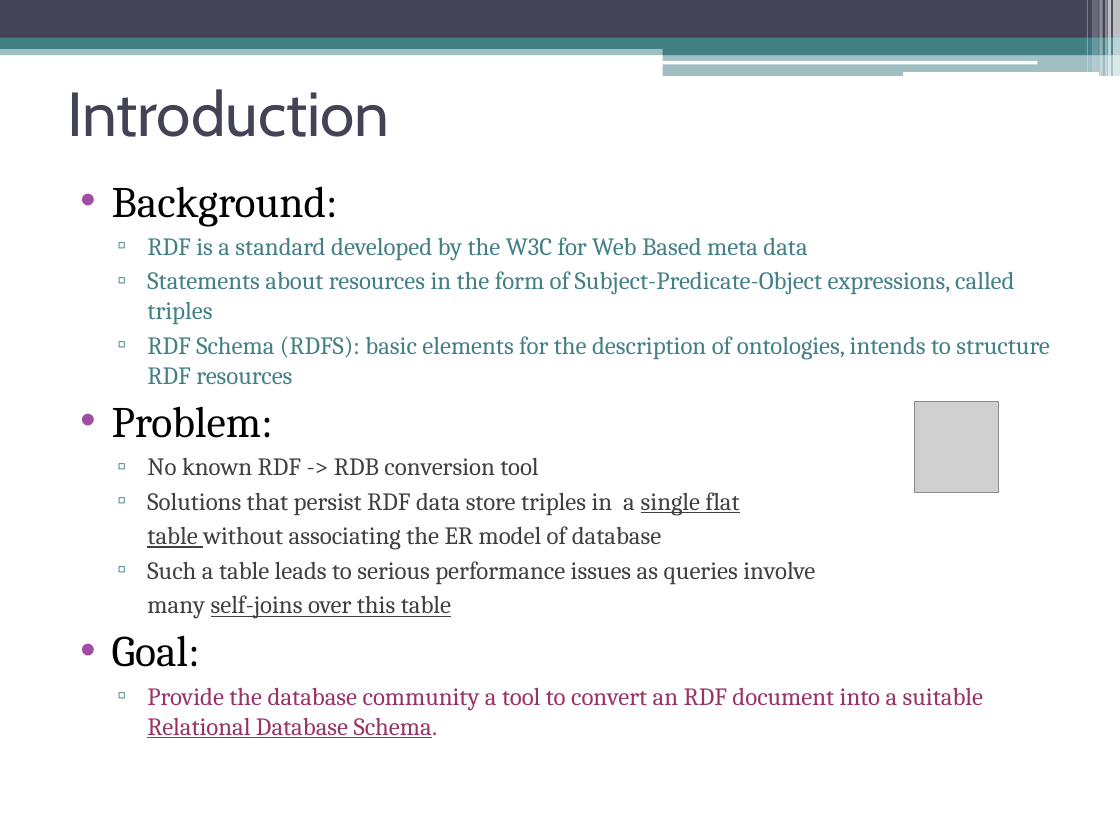
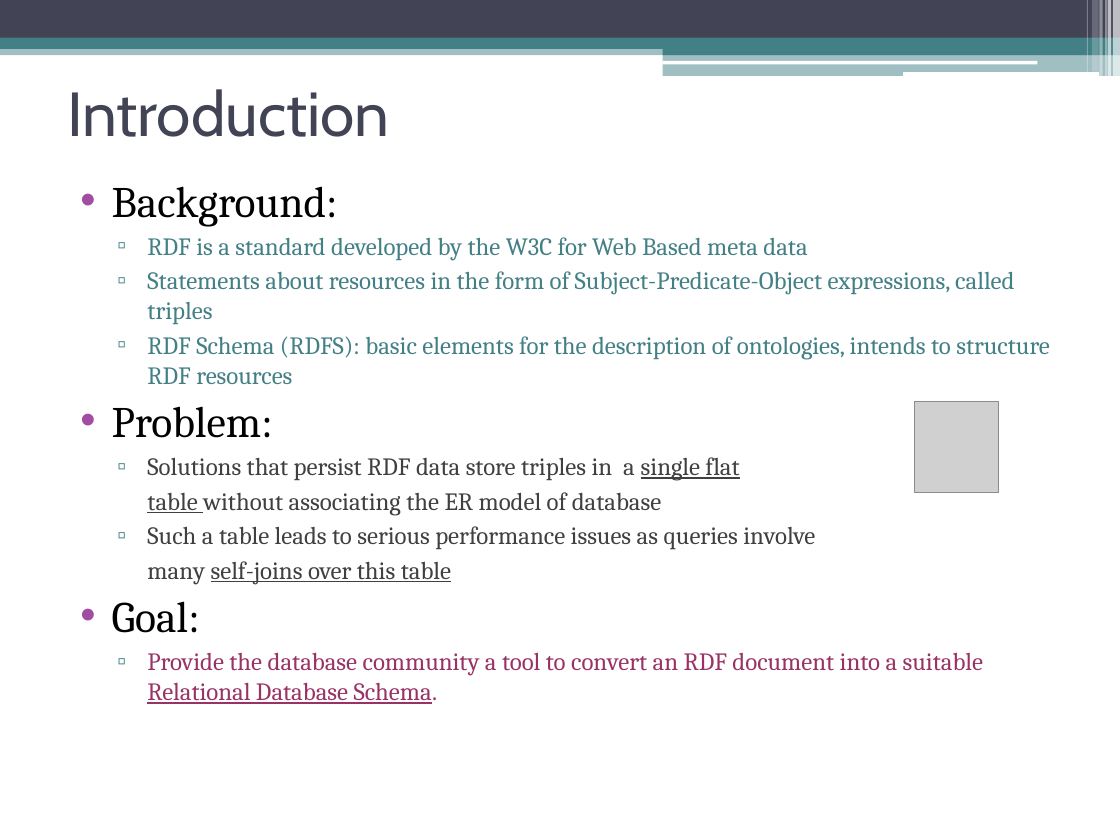
Before and after one commit to oshanis/r-store, a slide deck: slide 3 of docs/R_Store.ppt. Drawn at 1120x840 pixels with LibreOffice and Linux fonts; fonts in the diff are those of the drawing; grey boxes stand for pictures. Boxes give left, top, right and bottom in pixels: in the first picture for what was removed or moved away, otherwise in the second. Text is boxed around its words. In the diff, an @@ line names an element or a change of style, - is before the commit and + after.

```diff
--- a/docs/R_Store.ppt
+++ b/docs/R_Store.ppt
@@ text at (147, 457, 538, 476): paragraph removed @@
-  ▫ No known RDF -> RDB conversion tool
```
Also in this commit, not shown: 2 other slides changed.
